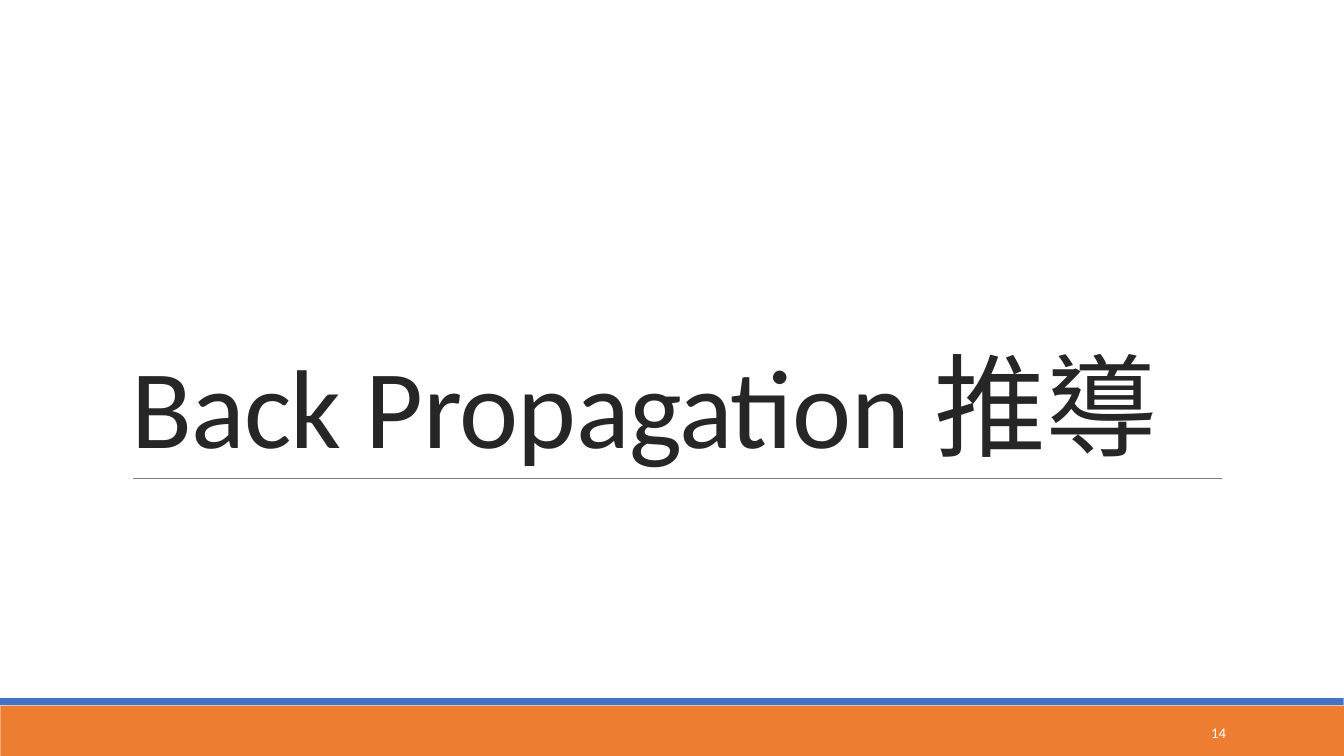
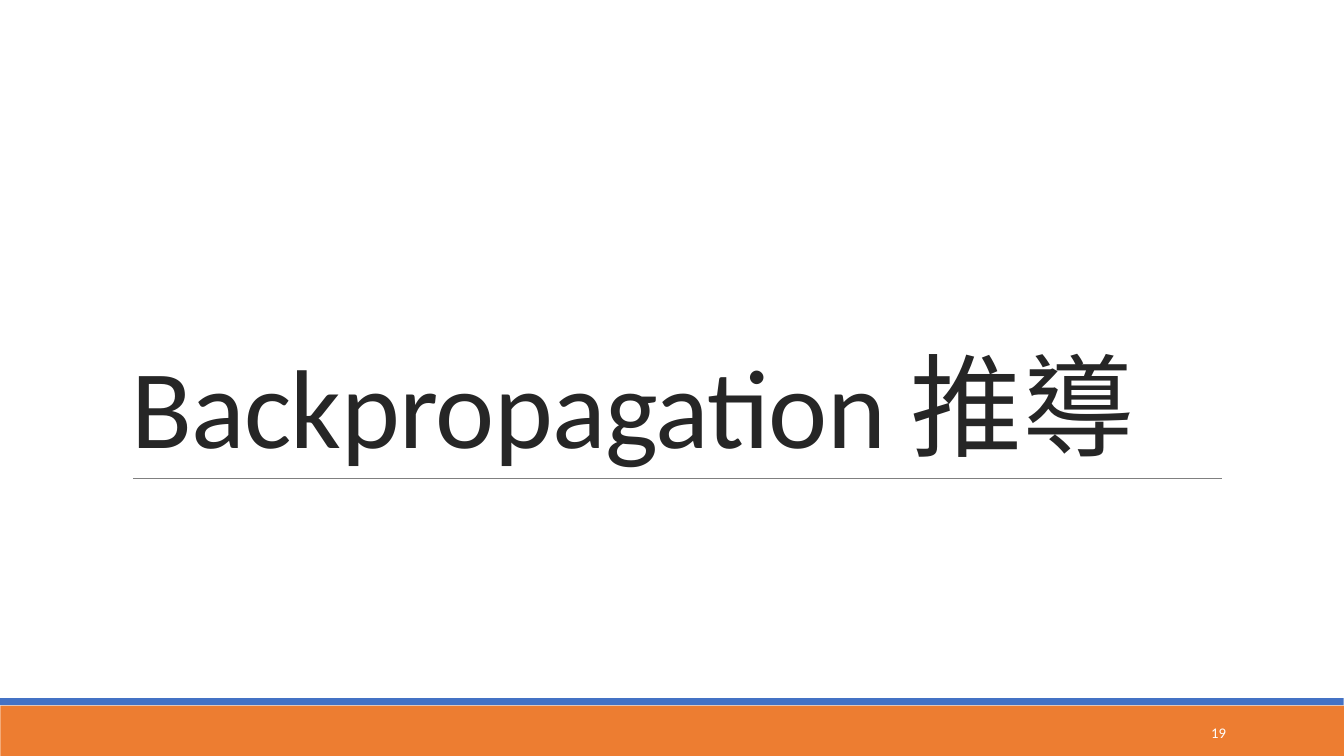
Before and after one commit to mcps5601/CGUDL_2025_Spring, a slide deck: slide 19 of slides/backprop_0303.pptx (slide 14 before the commit). Drawn at 1344x756 pixels with LibreOffice and Linux fonts; fonts in the diff are those of the drawing. Boxes give left, top, right and bottom in pixels: in the first picture for what was removed or moved away, otherwise in the second. Text is boxed around its words. In the diff, an @@ line names an element or a change of style, - is before the commit and + after.

```diff
--- a/slides/backprop_0303.pptx
+++ b/slides/backprop_0303.pptx
@@ title at [131, 354, 1134, 468]: text changed @@
-Back Propagation 推導
+Backpropagation 推導
@@ page number at [1211, 728, 1226, 738]: text changed @@
-14
+19
```
Also in this commit, not shown: 10 other slides changed, 9 slides added, 1 slide removed, 1 other file.
